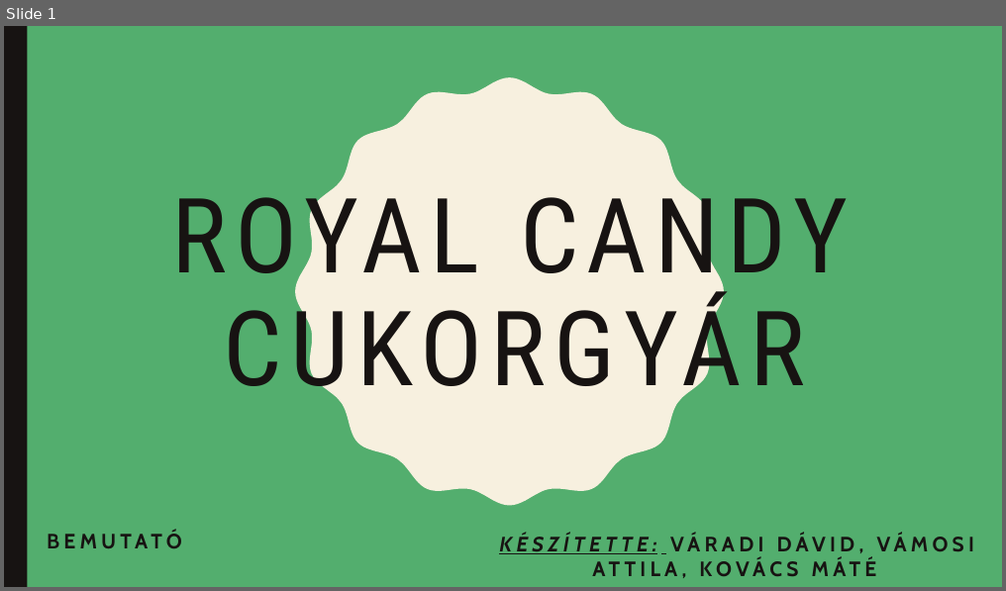
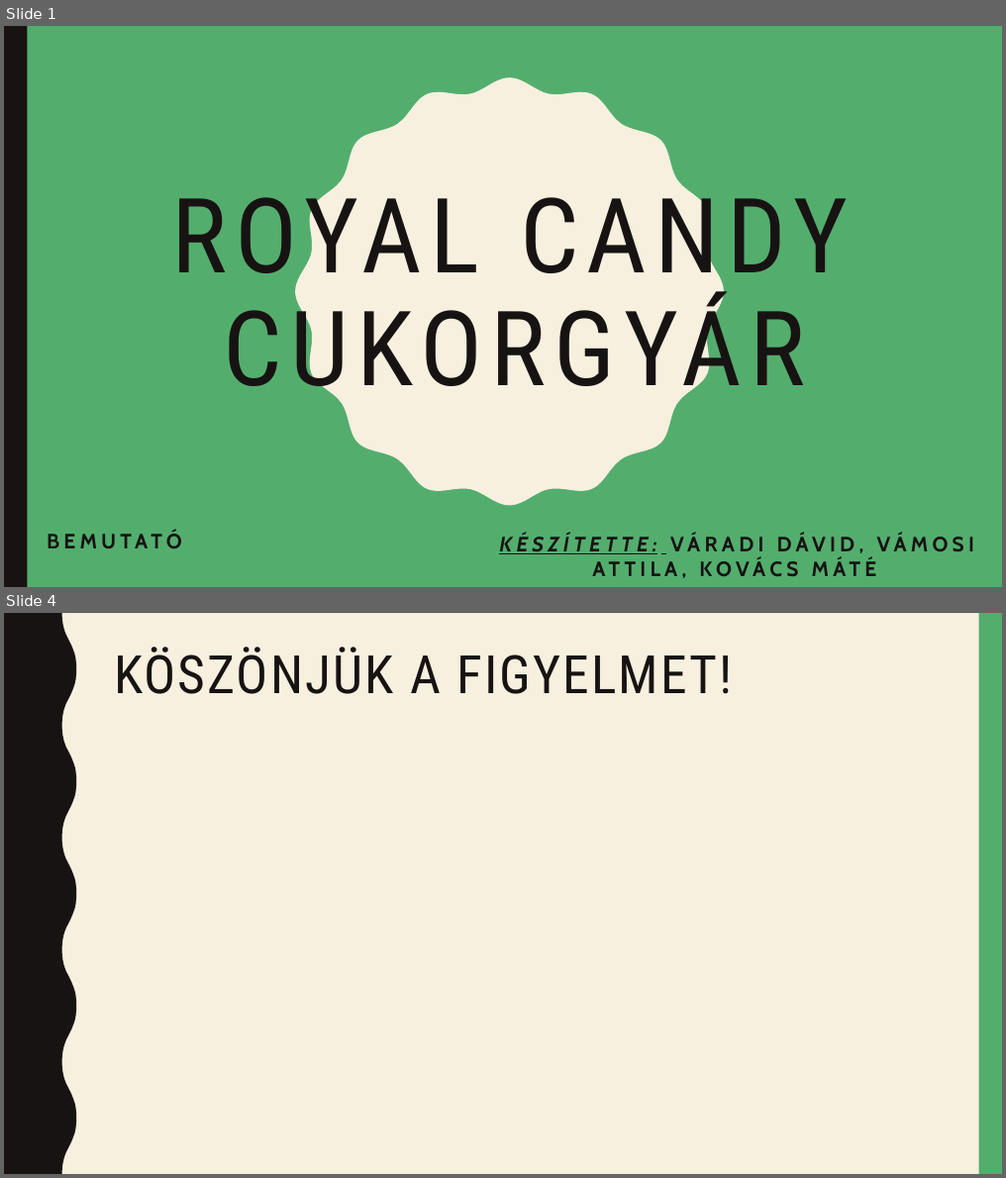
Before and after one commit to David05xd/cukorgyar, a slide deck: Royal candy cukorgyár.pptx. Shown one above the other, each under a label of ours: slide 1 before the commit, slides 1 and 4 after it; the slides between them are not shown. The pictures are 1006x591 and 1006x1178 pixels, drawn with LibreOffice and Linux fonts; fonts in the diff are those of the drawing. Boxes give left, top, right and bottom in pixels: in the first picture for what was removed or moved away, otherwise in the second. Text is boxed around its words. In the diff, an @@ line names an element or a change of style, - is before the commit and + after.

```diff
--- a/Royal candy cukorgyár.pptx
+++ b/Royal candy cukorgyár.pptx
@@ slide 4 added at [4, 613, 1002, 1174], background #F7F0DF @@
@@ freeform shape added at [4, 613, 76, 1174], fill #171312 @@
@@ rectangle added at [979, 613, 1002, 1174], fill #53AE6E @@
@@ title added at [114, 647, 732, 694], 51 pt, text #171312 @@
+KÖSZÖNJÜK A FIGYELMET!
```
Also in this commit, not shown: 2 other slides added, 3 slides removed.
